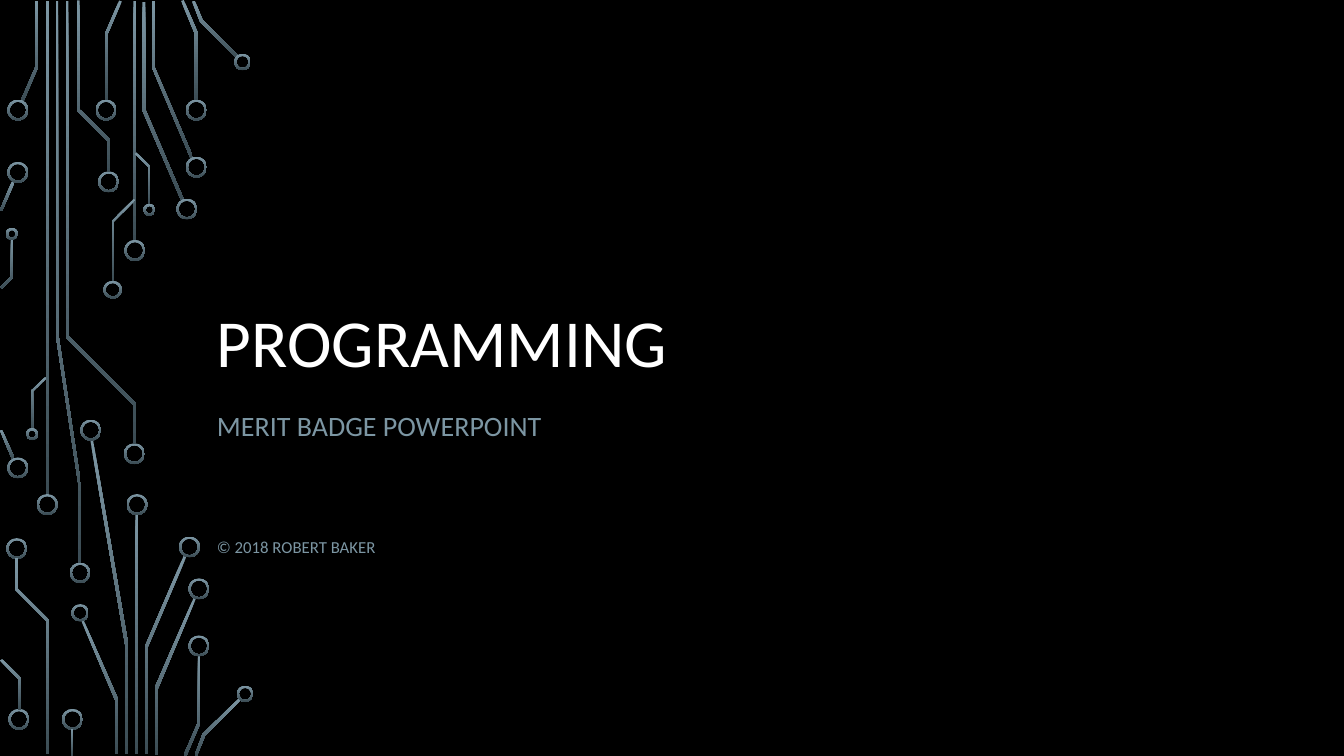
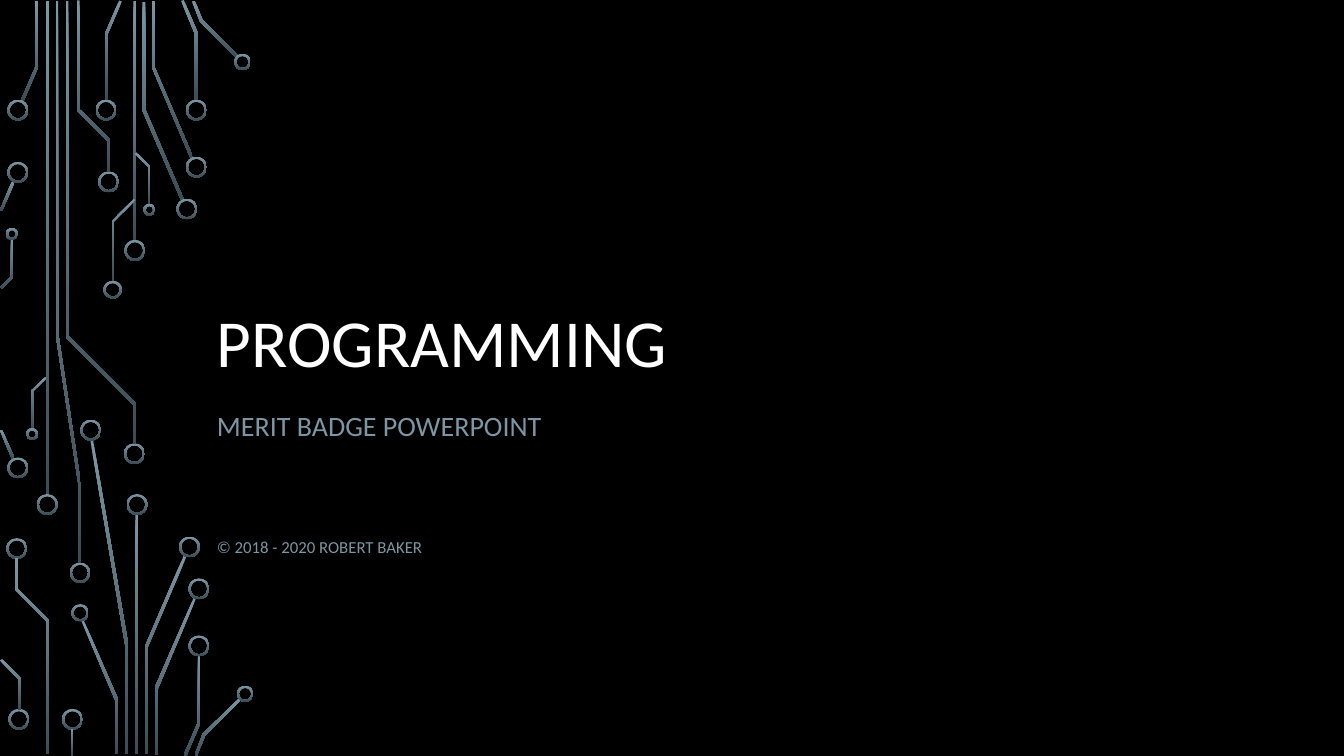
Before and after one commit to rbaker26/Programming-Merit-Badge, a slide deck: slide 1 of ProgrammingMB.pptx. Drawn at 1344x756 pixels with LibreOffice and Linux fonts; fonts in the diff are those of the drawing; background and template pictures are left out. Boxes give left, top, right and bottom in pixels: in the first picture for what was removed or moved away, otherwise in the second. Text is boxed around its words. In the diff, an @@ line names an element or a change of style, - is before the commit and + after.

```diff
--- a/ProgrammingMB.pptx
+++ b/ProgrammingMB.pptx
@@ subtitle at <box>235,541,422,553</box>: text changed @@
-© 2018 ROBERT BAKER
+© 2018 - 2020 ROBERT BAKER
```
Also in this commit, not shown: 3 other slides changed, 3 slides added, 2 other files.
